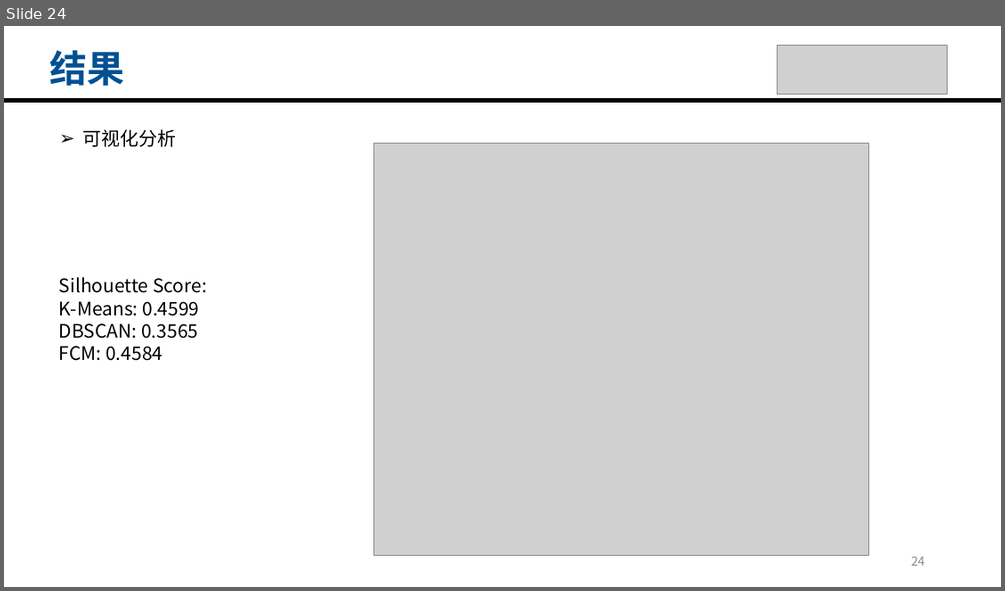
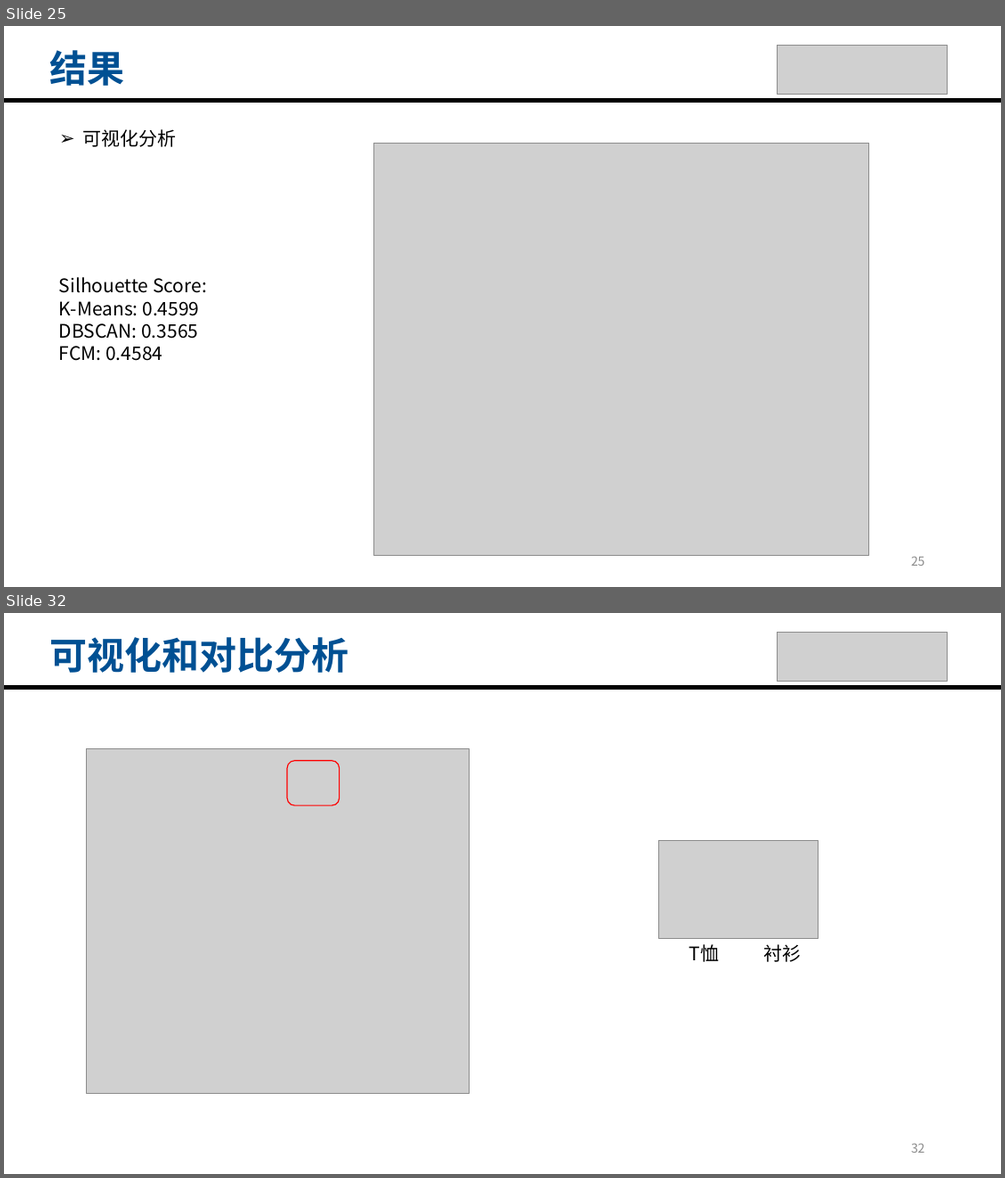
Before and after one commit to c4chuan/HomeWork, a slide deck: 2024/DataMiningandAnalysis/空白模板.pptx. Shown one above the other, each under a label of ours: slide 24 before the commit, slides 25 and 32 after it; the slides between them are not shown. The pictures are 1005x591 and 1005x1178 pixels, drawn with LibreOffice and Linux fonts; fonts in the diff are those of the drawing; grey boxes stand for pictures. Boxes give left, top, right and bottom in pixels: in the first picture for what was removed or moved away, otherwise in the second. Text is boxed around its words. In the diff, an @@ line names an element or a change of style, - is before the commit and + after.

```diff
--- a/2024/DataMiningandAnalysis/空白模板.pptx
+++ b/2024/DataMiningandAnalysis/空白模板.pptx
@@ slide 32 added at <box>4,613,1001,1174</box>, background #FFFFFF @@
@@ text added at <box>50,637,349,673</box>, 36 pt, text #005093, bold @@
+可视化和对比分析
@@ picture added at <box>777,633,947,682</box> @@
@@ line added from (4, 687) to (1001, 687), #000000 4.5 pt @@
@@ picture added at <box>86,749,469,1094</box> @@
@@ rounded rectangle added at <box>287,761,340,805</box>, outline #FF0000 1 pt @@
@@ picture added at <box>659,840,817,938</box> @@
@@ text added at <box>689,944,720,962</box>, 18 pt, text #000000 @@
+T恤
@@ text added at <box>763,944,801,962</box>, 18 pt, text #000000 @@
+衬衫
@@ page number added at <box>911,1143,925,1152</box>, 12 pt, text #8C8C8C @@
+32
@@ what was slide 24 is now slide 25 @@
@@ page number at <box>911,556,925,565</box>: text changed @@
-24
+25
```
Also in this commit, not shown: 7 other slides added, 1 other file.
